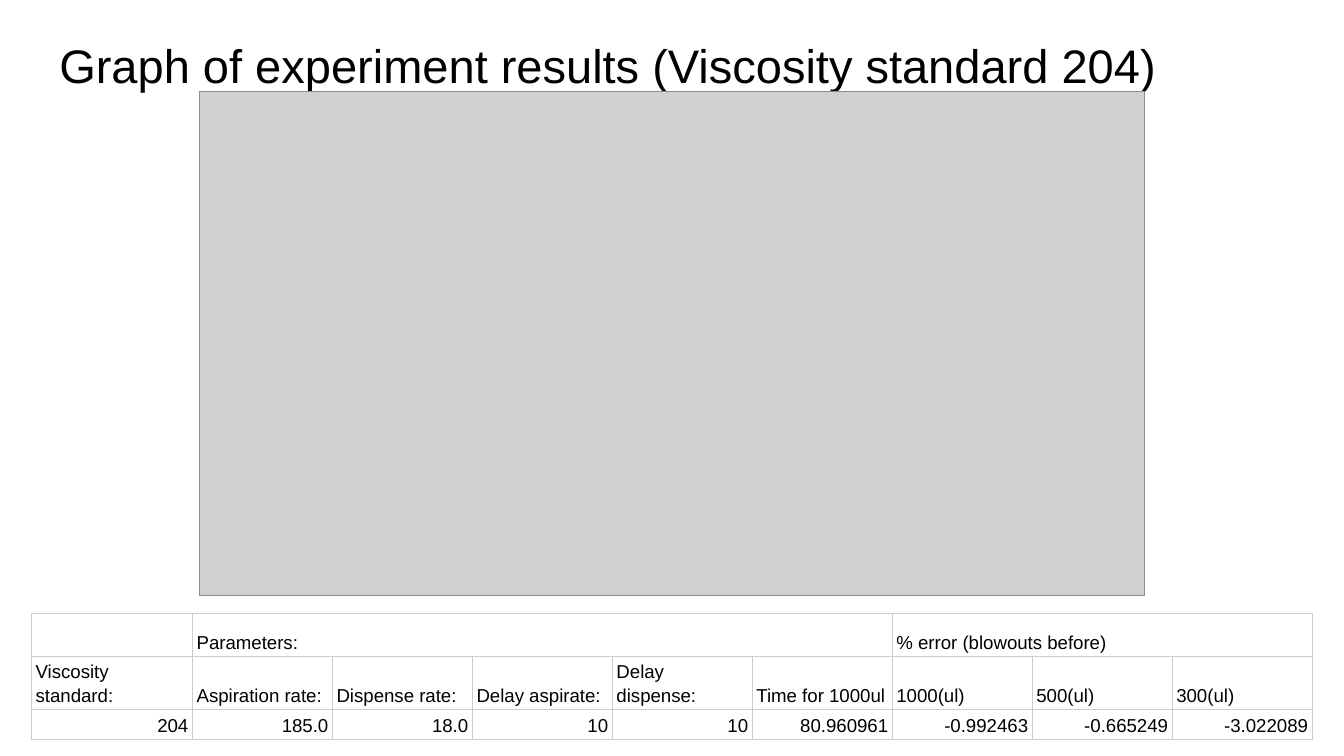
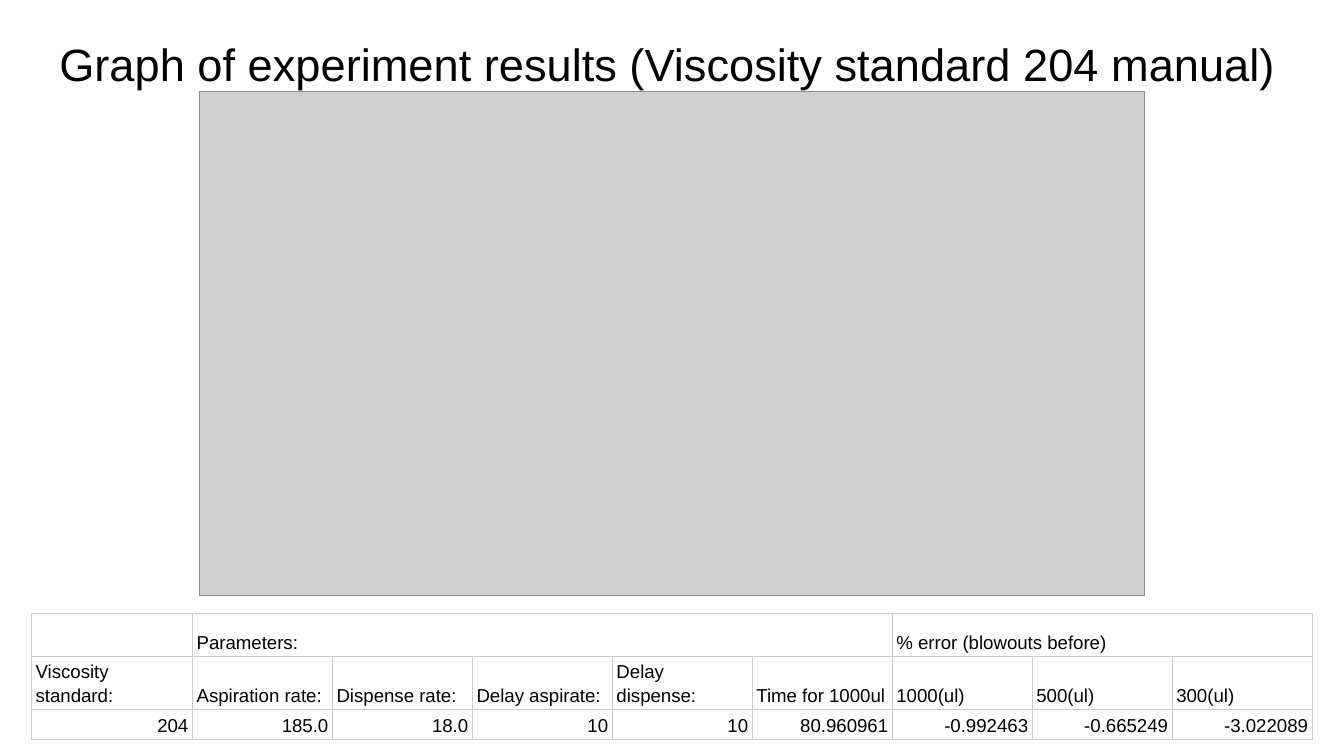
Before and after one commit to Quijanove/viscosity_liquid_transfer_Pablo, a slide deck: slide 5 of Sartorious_experiments/Finalised_Data/Sartorious Experiments Summary Statistics.pptx (slide 3 before the commit). Drawn at 1344x756 pixels with LibreOffice and Linux fonts; fonts in the diff are those of the drawing; grey boxes stand for pictures. Boxes give left, top, right and bottom in pixels: in the first picture for what was removed or moved away, otherwise in the second. Text is boxed around its words. In the diff, an @@ line names an element or a change of style, - is before the commit and + after.

```diff
--- a/Sartorious_experiments/Finalised_Data/Sartorious Experiments Summary Statistics.pptx
+++ b/Sartorious_experiments/Finalised_Data/Sartorious Experiments Summary Statistics.pptx
@@ title at [59, 48, 1274, 89]: text changed; size 25.2 to 24.2 pt @@
-Graph of experiment results (Viscosity standard 204)
+Graph of experiment results (Viscosity standard 204 manual)
```
Also in this commit, not shown: 4 other slides changed, 2 slides added, 1 other file.
